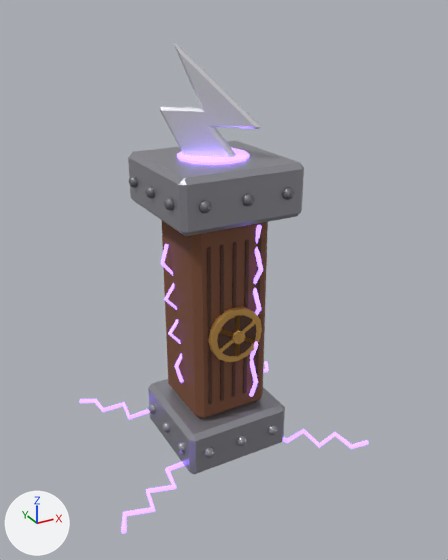
The glTF model assets/noir/towers/thunder.glb: old version first, new version second.
Rendered twice from a 50 mm camera at (-1.59, -3.02, 2.98) aimed at (-0.01, -0.14, 1.55). Lighting does not change. The marker at lower left points along +X, +Y and +Z. The older version comes first. Vertices at exactly the same position are counted once.

Objects in the first picture: 'thunder'.
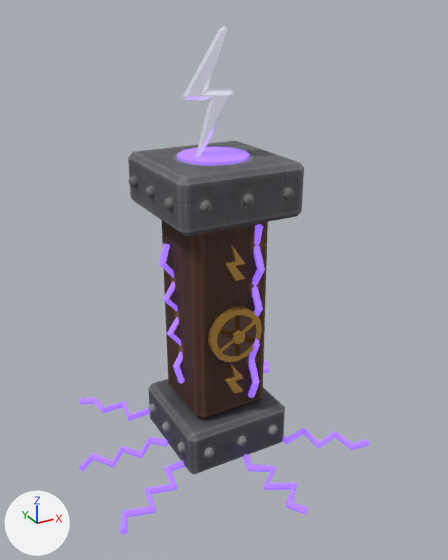
Boxes [x1, y1, x2, y2] around the edits, measured in the pictures (448 x 560 px; the box of a moved part takes in the faces that stretch with it):
'thunder', surface changed, reshaped (darker)
    before: [79, 42, 369, 534]
    after: [79, 26, 369, 534]
part 1 of me_thunder, added (purple)
    after: [243, 454, 308, 515]
part 2 of me_thunder, rebuilt (50% narrower, 13% taller)
    before: [159, 42, 262, 157]
    after: [183, 26, 234, 156]
part 3 of me_thunder, added
    after: [224, 244, 245, 281]
part 4 of me_thunder, added
    after: [224, 363, 243, 394]
part 5 of me_thunder, added (purple)
    after: [79, 437, 168, 471]
part 6 of me_thunder, deleted (brown)
    before: [207, 247, 212, 404]
part 7 of me_thunder, deleted
    before: [255, 237, 261, 389]
part 8 of me_thunder, moved or reshaped
    before: [161, 225, 263, 401]
    after: [159, 224, 265, 398]
part 9 of me_thunder, moved or reshaped
    before: [283, 429, 369, 449]
    after: [282, 428, 369, 450]
part 10 of me_thunder, recoloured (darker)
    both: [128, 140, 304, 474]
part 11 of me_thunder, recoloured
    both: [162, 221, 268, 419]
part 12 of me_thunder, recoloured
    both: [129, 176, 294, 213]

What the commit changed:
Picture 'thunder_paint' (img_thunder_paint) is new.
In material 'glow_perun' (mat_glow_perun), emission_strength goes from 2.5 to 1.0.
In material 'silver' (mat_silver), emission_strength is now set to 1.0.
Material 'thunder_paint' (mat_thunder_paint) is new.
Its texture is img_thunder_paint.
Its roughness is 0.78.
me_thunder is used by ob_thunder; location (0.0, 0.0, 0.53).
me_thunder had 940 vertices, 1712 faces and spanned x -0.86..0.8, y -0.62..0.76, z -0.15..2.29.
me_thunder no longer uses material mat_oak_warm_dark (brown #503021).
me_thunder now has 1068 vertices, 1972 faces and spans x -0.91..0.8, y -0.91..0.77, z -0.15..2.37.
me_thunder part 1: the loose piece of 42 vertices spanning x 0.28..0.76, y 0.19..0.56, z -0.14..-0.12 is copied, and the copy is turned -120.2 degrees about the z axis through its middle and scaled by 0.978, then moved by (-0.46, -1.0, 0.0); it spans x -0.02..0.18, y -0.91..-0.33, z -0.15..-0.11.
me_thunder part 2: the loose piece of 42 vertices spanning x -0.24..0.21, y -0.2..0.2, z 1.6..2.29 is rebuilt with 42 vertices and now spans x -0.16..0.11, y -0.1..0.11, z 1.64..2.37.
me_thunder part 3: a new loose piece of 42 vertices spanning x -0.06..0.06, y -0.26..-0.23, z 1.05..1.27, in mat_gold (orange #e1ad59).
me_thunder part 4: a new loose piece of 42 vertices spanning x -0.06..0.06, y -0.26..-0.23, z 0.3..0.52, in mat_gold (orange #e1ad59).
me_thunder part 5: a new loose piece of 42 vertices spanning x -0.91..-0.33, y -0.03..0.15, z -0.15..-0.11, in mat_glow_perun (purple #9569ff, glowing purple #8a61ed).
me_thunder part 6: the loose piece of 8 vertices spanning x -0.17..-0.15, y -0.25..-0.24, z 0.27..1.27 is deleted.
me_thunder part 7: the loose piece of 8 vertices spanning x 0.15..0.17, y -0.25..-0.24, z 0.27..1.27 is deleted.
Part 8, on me_thunder:
24 vertices are removed from x -0.09..0.09, y -0.25..-0.24, z 0.27..1.27.
36 faces are deleted.
18 vertices in x -0.3..0.16, y -0.29..0.11, z 0.35..1.23 move by (0.0, 0.01, 0.0).
15 vertices in x -0.3..0.15, y -0.31..0.09, z 0.35..1.23 move by (0.0, -0.01, 0.0).
13 vertices in x -0.29..0.16, y -0.29..0.09, z 0.49..1.23 move by (0.01, 0.0, 0.0).
13 vertices in x -0.31..0.13, y -0.31..0.11, z 0.37..1.2 move by (-0.01, 0.0, 0.0).
7 vertices in x -0.29..0.16, y -0.29..0.01, z 0.25..1.35 move by (0.01, 0.01, 0.0).
6 vertices in x -0.29..0.16, y -0.3..0.08, z 0.25..1.35 move by (0.01, -0.01, 0.0).
42 vertices move from x -0.31..0.16, y -0.31..0.11, z 0.25..1.35 to x -0.32..0.16, y -0.31..0.11, z 0.24..1.36.
Part 9, on me_thunder:
33 vertices are removed from x 0.29..0.8, y -0.61..-0.22, z -0.14..-0.12.
80 faces are deleted.
33 vertices are added at x 0.28..0.8, y -0.61..-0.22, z -0.15..-0.11.
80 new faces join them, mat_glow_perun (purple #9569ff, glowing purple #8a61ed).
me_thunder part 10: 412 faces spanning x -0.38..0.38, y -0.38..0.37, z -0.15..1.7 switch from mat_steel (grey #a2a2aa) to mat_thunder_paint (picture img_thunder_paint).
me_thunder part 11: 44 faces spanning x -0.24..0.24, y -0.24..0.24, z 0.15..1.4 switch from mat_oak_warm (brown #7c4d35) to mat_thunder_paint (picture img_thunder_paint).
me_thunder part 12: 324 faces spanning x -0.41..0.41, y -0.41..0.28, z 1.51..1.58 switch from mat_iron (grey #7c7c81) to mat_thunder_paint (picture img_thunder_paint).
